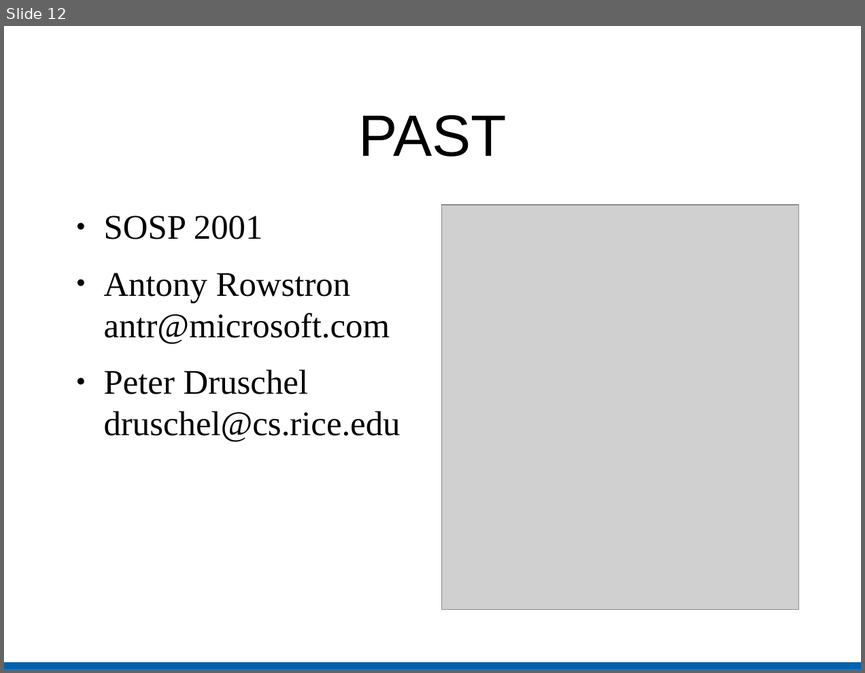
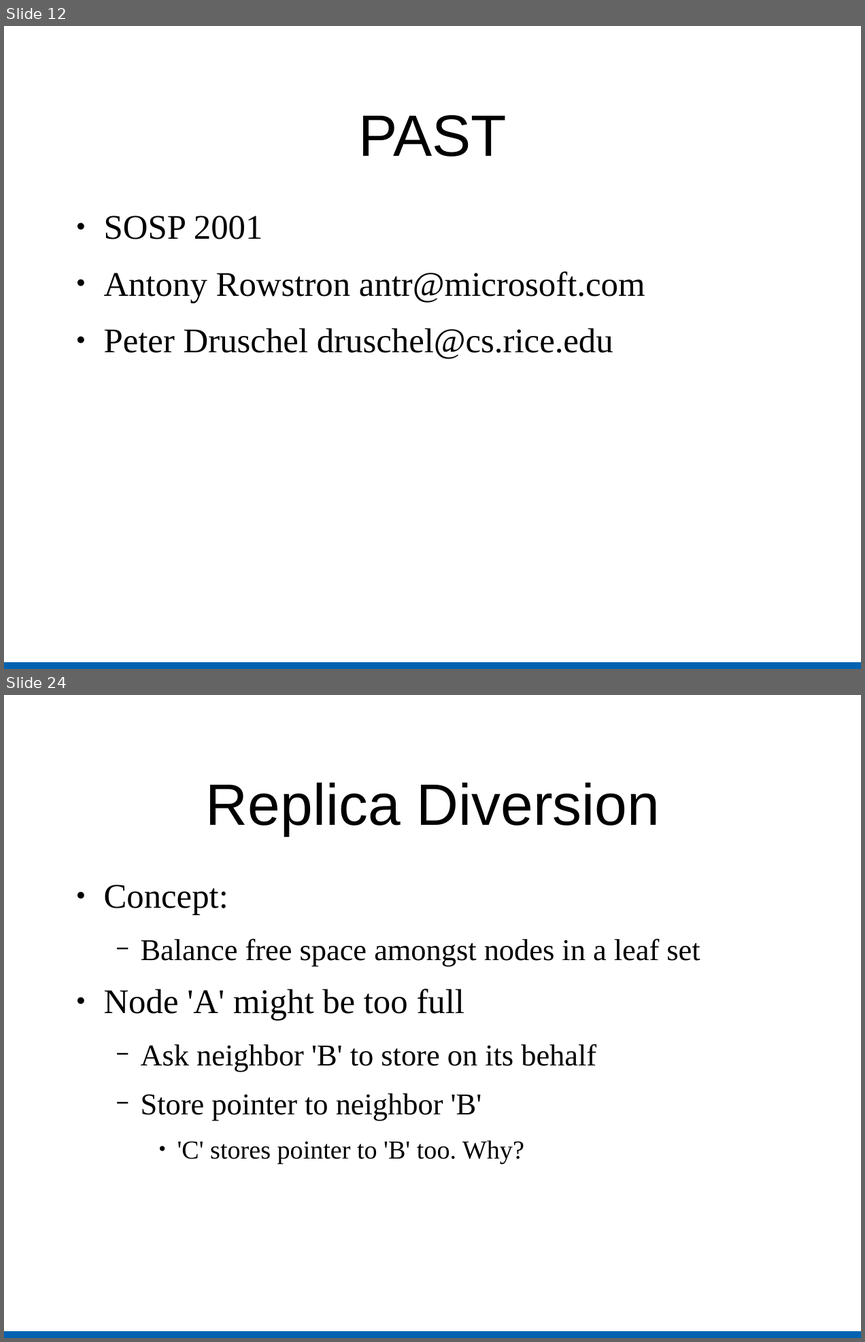
Before and after one commit to cs525-koala/documents, a slide deck: p2p/usenet_and_past.odp. Shown one above the other, each under a label of ours: slide 12 before the commit, slides 12 and 24 after it; the slides between them are not shown. The pictures are 865x673 and 865x1342 pixels, drawn with LibreOffice and Linux fonts; fonts in the diff are those of the drawing; grey boxes stand for pictures. Boxes give left, top, right and bottom in pixels: in the first picture for what was removed or moved away, otherwise in the second. Text is boxed around its words. In the diff, an @@ line names an element or a change of style, - is before the commit and + after.

```diff
--- a/p2p/usenet_and_past.odp
+++ b/p2p/usenet_and_past.odp
@@ slide 24 added at <box>4,695,861,1338</box>, background #FFFFFF; not listed: 1 template element that a slide beside it also shows @@
@@ title added at <box>206,783,660,836</box>, 54 pt, text #000000 @@
+Replica Diversion
@@ text added at <box>104,885,700,1164</box>, 28 pt, text #000000 @@
+● Concept:
+  − Balance free space amongst nodes in a leaf set
+● Node 'A' might be too full
+  − Ask neighbor 'B' to store on its behalf
+  − Store pointer to neighbor 'B'
+    ● 'C' stores pointer to 'B' too. Why?
@@ slide 12 changed as well @@
@@ text "SOSP 2001" rewrapped from <box>104,216,400,442</box> to <box>104,216,645,359</box> @@
@@ picture removed at <box>442,205,799,610</box> @@
```
Also in this commit, not shown: 9 other slides changed, 22 other slides added, 2 slides removed.
